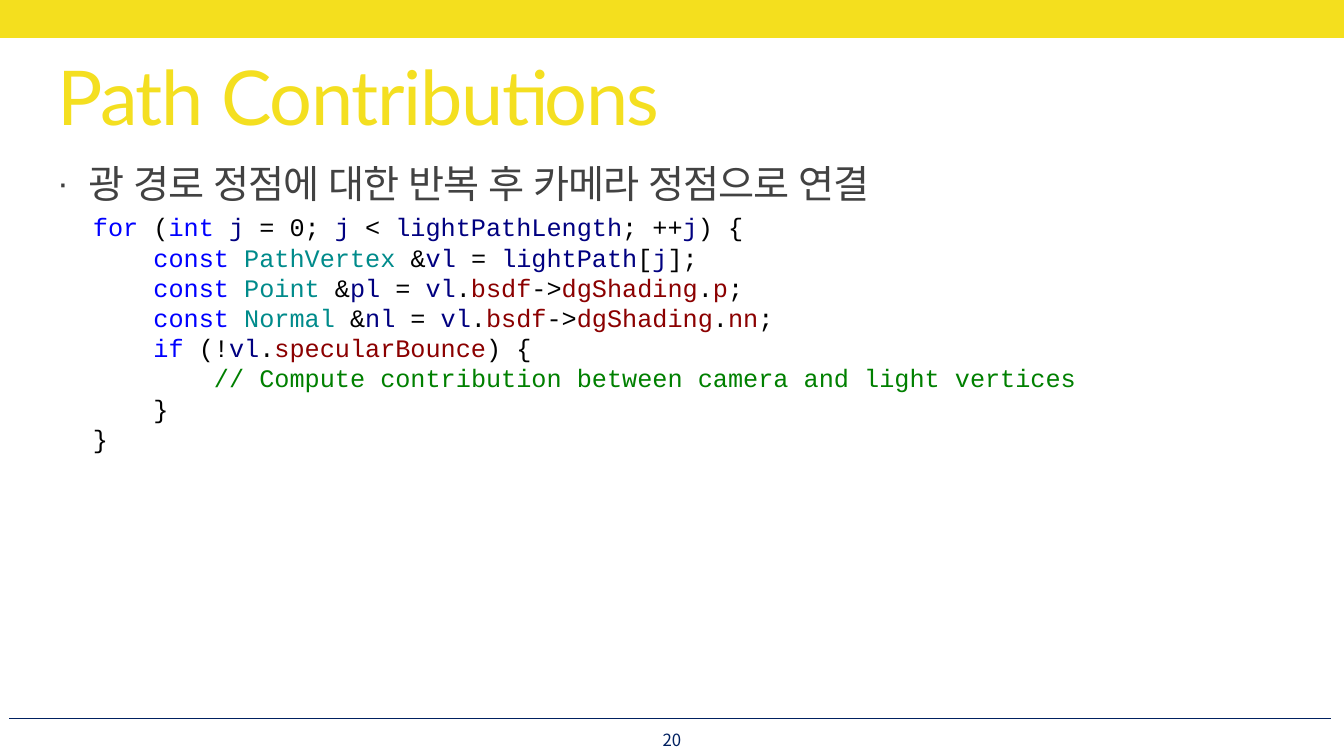
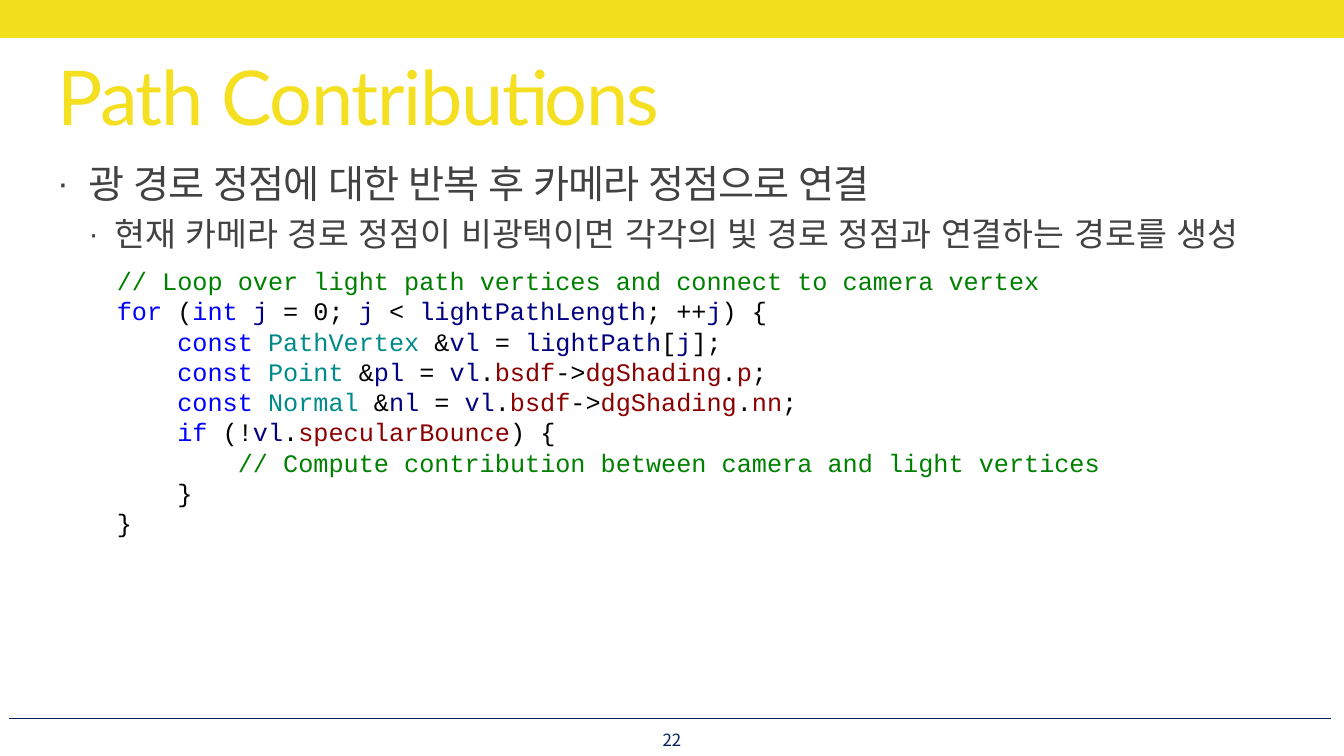
Before and after one commit to utilForever/PBRStudy, a slide deck: slide 22 of Physically Based Rendering - Chapter 15, Part 8.pptx (slide 20 before the commit). Drawn at 1344x756 pixels with LibreOffice and Linux fonts; fonts in the diff are those of the drawing. Boxes give left, top, right and bottom in pixels: in the first picture for what was removed or moved away, otherwise in the second. Text is boxed around its words. In the diff, an @@ line names an element or a change of style, - is before the commit and + after.

```diff
--- a/Physically Based Rendering - Chapter 15, Part 8.pptx
+++ b/Physically Based Rendering - Chapter 15, Part 8.pptx
@@ text at (114,219,1238,249): paragraph added @@
+  · 현재 카메라 경로 정점이 비광택이면 각각의 빛 경로 정점과 연결하는 경로를 생성
@@ text "// Loop over light path ...": place and size @@
-text "// Loop over light path ..." at (93,218,1076,393)
+text "// Loop over light path ..." at (117,272,1100,478)
@@ text at (162,272,1040,296): paragraph added @@
+// Loop over light path vertices and connect to camera vertex
@@ page number at (663,733,682,746): text changed @@
-20
+22
```
Also in this commit, not shown: 1 other slide changed, 25 slides added.
